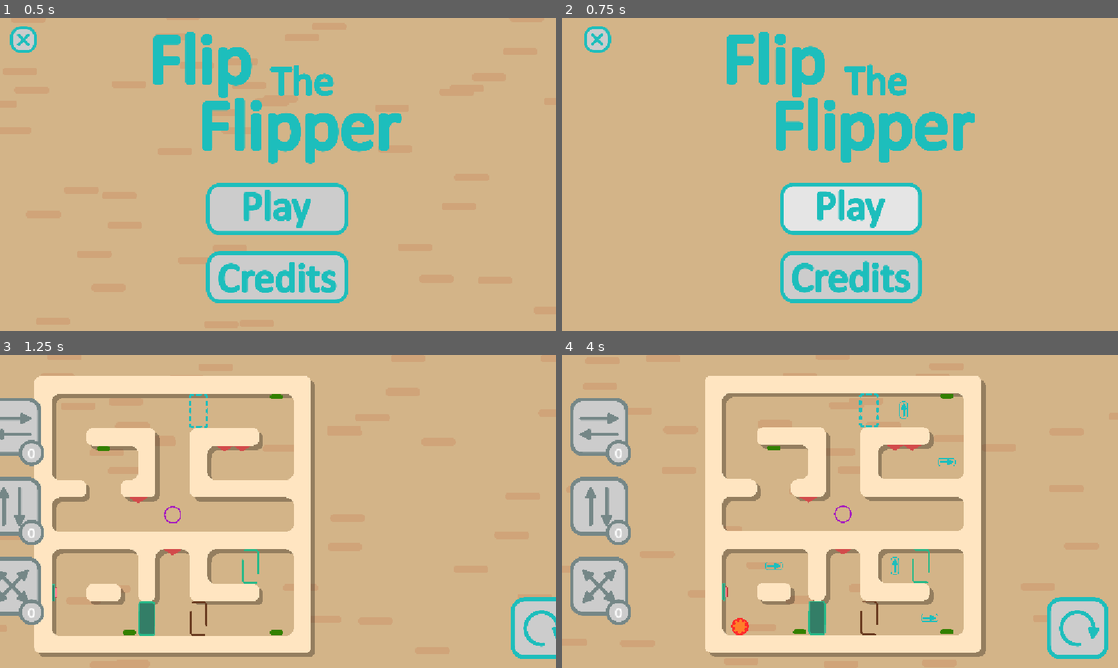
Above: before the commit, frames 1-4 (two rows, left to right).
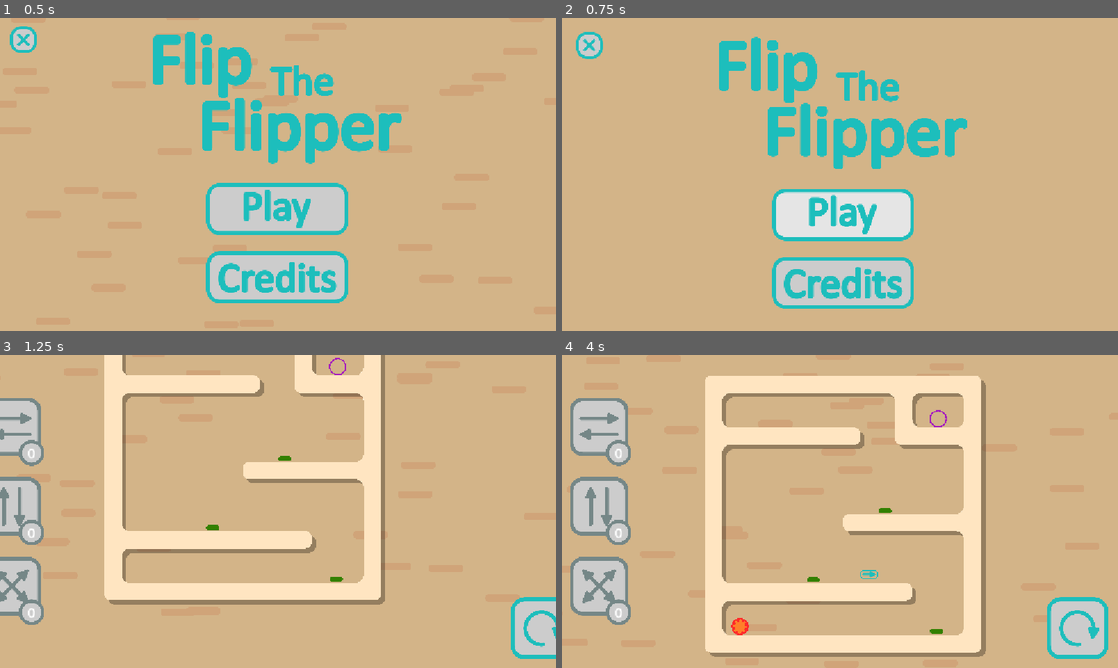
Above: after the commit, the same moments.

Repository: yannis300307/FTF
Game: Godot game, scene res://scenes/main.tscn
The game is run twice, just before and just after one commit, with the same random seed, the same clock (stepped at 60 frames per second) and the same inputs.
Inputs (mouse positions are in pixels of both pictures, inside the frame that each line leads up to):
- Up to frame 1 (0.5 s): no input
- Up to frame 2 (0.75 s): click (840, 208) at 0.5 s
- Up to frame 3 (1.25 s): no input
- Up to frame 4 (4 s): click (1101, 627) at 1.25 s; click (1079, 627) at 2 s; click (1079, 627) at 2.75 s; move the mouse to (723, 592) at 3.52 s; hold Right (ui_right) from 3.53 s (still down); click (723, 592) at 3.67 s

Frame 1 is identical in both runs. In frame 2, 13% of the frame differs, in the area x 2-75%, y 2-93%; in frame 3, 26%, in the area x 6-70%, y 0-97%; in frame 4, 13%.

Commit message:
Bring back the first level

Diff:
--- a/scenes/main.tscn
+++ b/scenes/main.tscn
@@ -57,7 +57,6 @@
 [node name="main" type="Node2D" unique_id=468561031 node_paths=PackedStringArray("levels")]
 script = ExtResource("1_tbgi4")
 levels = [NodePath("level"), NodePath("level2"), NodePath("level3"), NodePath("level4"), NodePath("level5"), NodePath("level6"), NodePath("level7")]
-start_level = 6
 
 [node name="bg_particles" type="GPUParticles2D" parent="." unique_id=817483718]
 amount = 100
